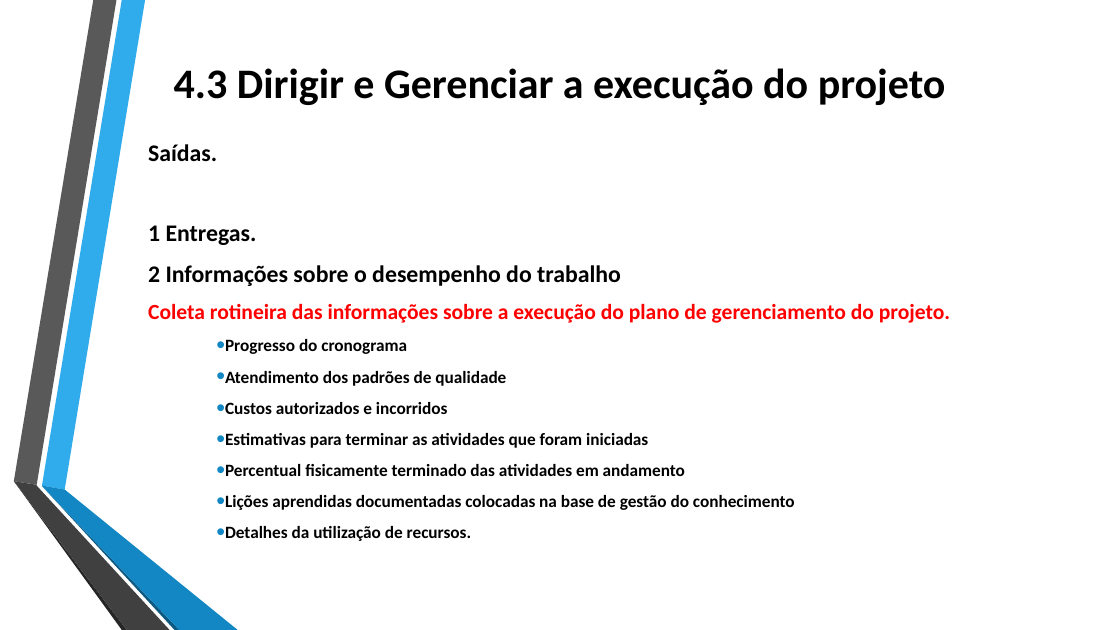
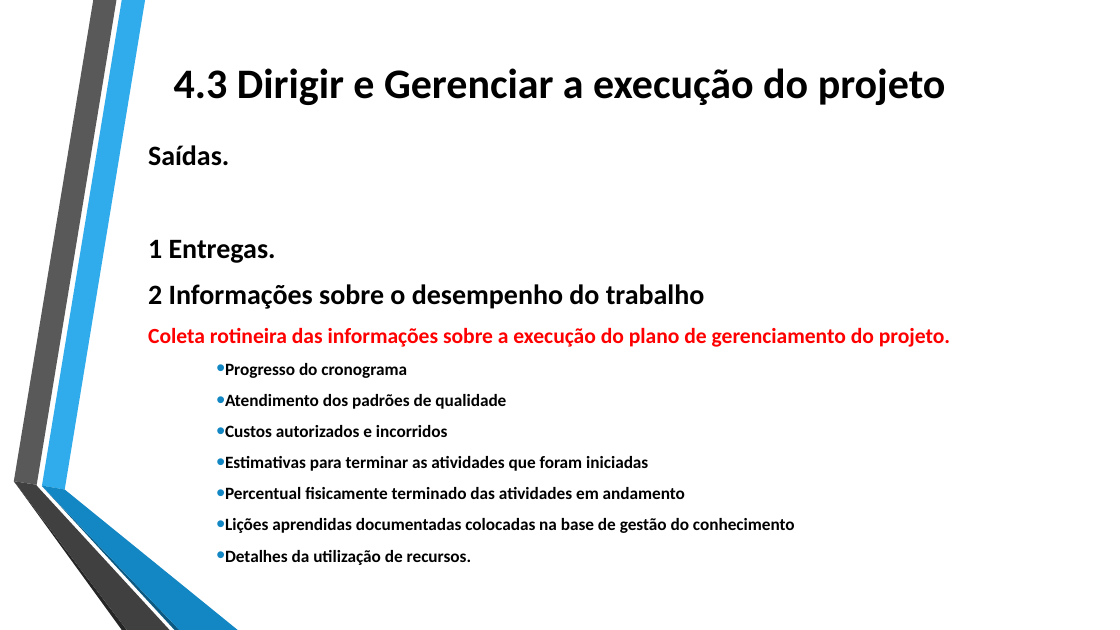
Before and after one commit to jharbes/ADMINISTRACAO-DE-REDES, a slide deck: slide 30 of RELATORIO PROVA P2/relatorio-pmbok-capitulo4-jharbes.pptx. Drawn at 1120x630 pixels with LibreOffice and Linux fonts; fonts in the diff are those of the drawing. Boxes give left, top, right and bottom in pixels: in the first picture for what was removed or moved away, otherwise in the second. Text is boxed around its words. In the diff, an @@ line names an element or a change of style, - is before the commit and + after.

```diff
--- a/RELATORIO PROVA P2/relatorio-pmbok-capitulo4-jharbes.pptx
+++ b/RELATORIO PROVA P2/relatorio-pmbok-capitulo4-jharbes.pptx
@@ text at (148,145,705,309): size 20.4 to 24.1 pt in "Saídas.", "1 Entregas.", "2 Informações sobre o desempenho do trabalho" @@
```
Also in this commit, not shown: 18 other slides changed.
